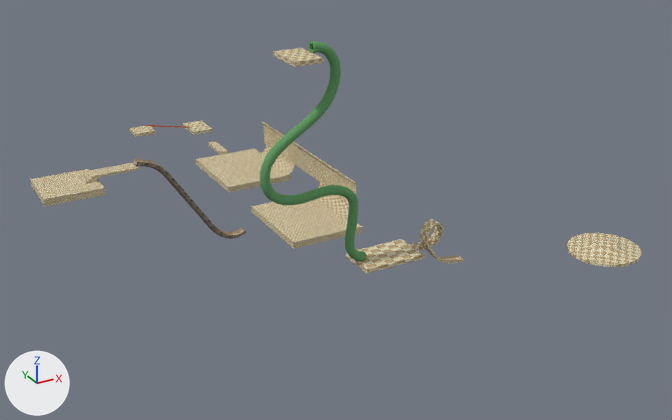
The COLLADA model NewSonicThing/res/Models/Levels/Tutorial/Tutorial.dae, before and after one commit.
One viewpoint serves both versions: a camera (50 mm lens) standing at (-2848.0, -13922.0, 5492.0) and looking at (4274.0, -975.0, -982.0). Lighting does not change. The marker at lower left points along +X, +Y and +Z. Where no turn or scale is listed for an object, it has been applied to the vertices.

In view in the first picture: 'Cube', 'Cube_005', 'Cube_006', 'Cube_007', 'Cube_010', 'Cube_011', 'Island', 'PipeCap', 'PipeInside', 'PipeOutside', 'RampBark', 'Spiral'.
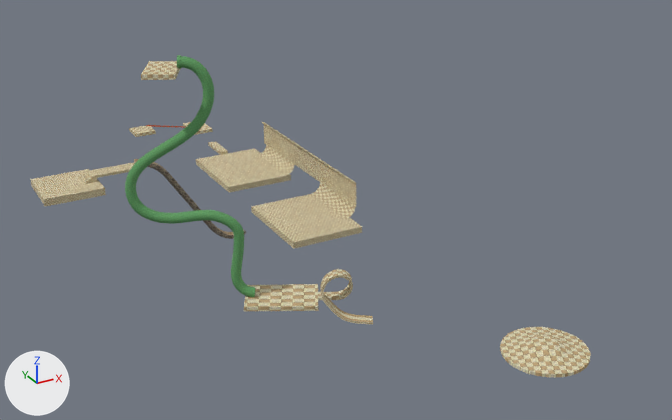
Where the change shows, as pixel boxes (x1, y1, x2, y2) in the pictures (672 x 420 px):
'PipeOutside', moved, turned
    before: (260, 41, 366, 261)
    after: (125, 56, 256, 297)
'Island', moved, turned
    before: (567, 233, 641, 267)
    after: (500, 327, 591, 378)
'Cube_011', moved, turned
    before: (345, 239, 425, 273)
    after: (244, 284, 319, 312)
'Spiral', moved, turned
    before: (410, 219, 464, 264)
    after: (318, 269, 373, 325)
'Cube_010', moved, turned
    before: (273, 48, 324, 67)
    after: (141, 61, 181, 80)
'PipeCap', moved
    before: (309, 41, 317, 53)
    after: (177, 55, 181, 69)

The change, as a list of edits to the scene's bpy script:
```text
Change ob_cube_010:
    ob_cube_010.location: (2929.0, -2306.0, 2156.0) -> (1004.0, -2058.0, 2156.0)
    ob_cube_010.rotation_euler: (0.0, 0.0, 0.0) -> (0.0, 0.0, -0.478)  # degrees (0, 0, 0) -> degrees (0, 0, -27)
Change ob_pipeoutside:
    ob_pipeoutside.location: (3158.0, -2297.0, 2312.0) -> (1212.0, -2156.0, 2312.0)
    ob_pipeoutside.rotation_euler: (0.0, 1.571, 0.0) -> (0.478, 1.571, 0.0)  # degrees (0, 90, 0) -> degrees (27, 90, 0)
Change ob_cube_011:
    ob_cube_011.location: (4458.0, -2306.0, -1345.0) -> (2362.0, -2761.0, -1345.0)
    ob_cube_011.rotation_euler: (0.0, 0.0, 0.0) -> (0.0, 0.0, -0.478)  # degrees (0, 0, 0) -> degrees (0, 0, -27)
Change ob_spiral:
    ob_spiral.location: (5131.0, -2340.0, -1200.0) -> (2945.0, -3101.0, -1200.0)
    ob_spiral.rotation_euler: (-1.571, 1.571, 0.0) -> (-1.093, 1.571, 0.0)  # degrees (-90, 90, 0) -> degrees (-63, 90, 0)
Change ob_pipecap:
    ob_pipecap.location: (3158.0, -2297.0, 2312.0) -> (1212.0, -2156.0, 2312.0)
Change ob_pipeinside:
    ob_pipeinside.location: (3158.0, -2297.0, 2312.0) -> (1212.0, -2156.0, 2312.0)
    ob_pipeinside.rotation_euler: (0.0, 1.571, 0.0) -> (0.478, 1.571, 0.0)  # degrees (0, 90, 0) -> degrees (27, 90, 0)
Change ob_island:
    ob_island.location: (6181.0, -2533.0, -1594.0) -> (3788.0, -3755.0, -1594.0)
    ob_island.rotation_euler: (0.0, 0.904, 0.0) -> (0.0, 0.904, -0.478)  # degrees (0, 52, 0) -> degrees (0, 52, -27)
```
